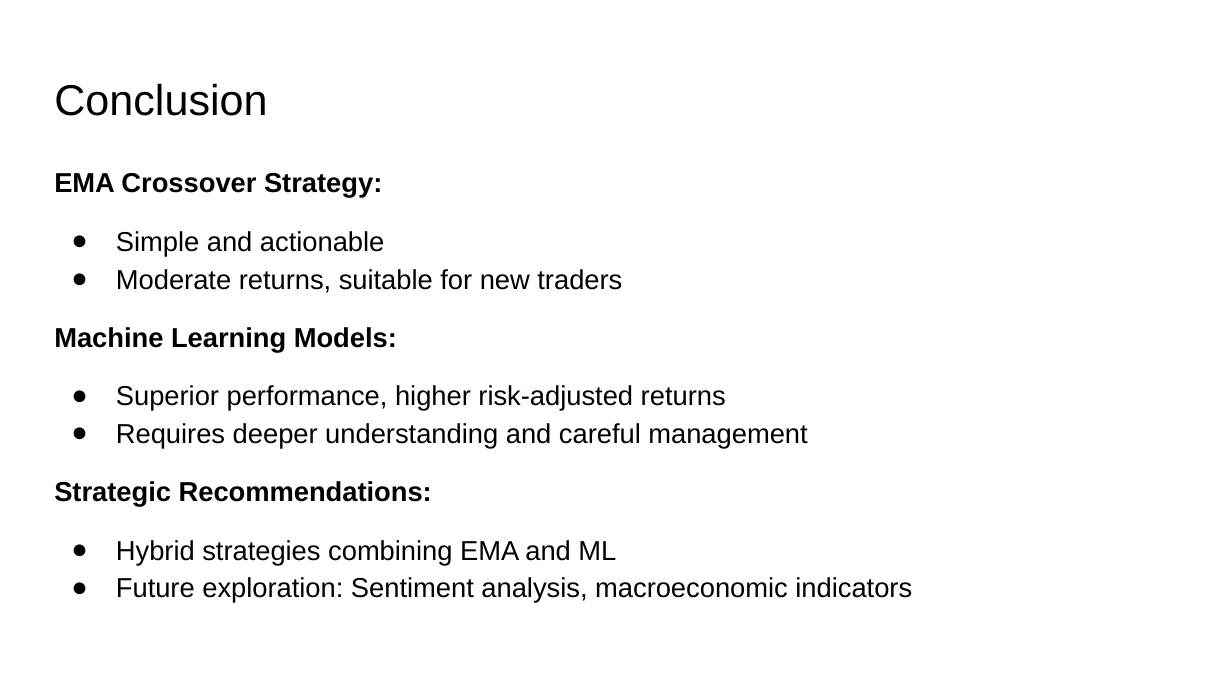
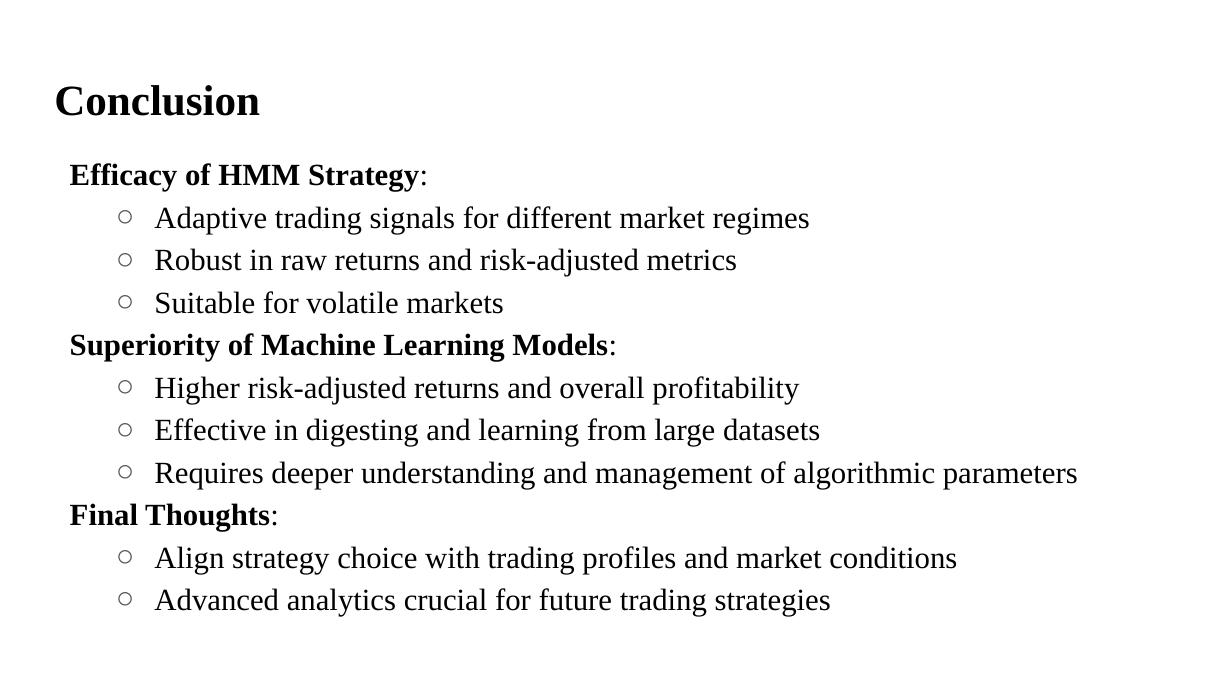
Before and after one commit to astronaut505/tradingtroll, a slide deck: slide 13 of BuyorBye.pptx (slide 11 before the commit). Drawn at 1232x693 pixels with LibreOffice and Linux fonts; fonts in the diff are those of the drawing. Boxes give left, top, right and bottom in pixels: in the first picture for what was removed or moved away, otherwise in the second. Text is boxed around its words. In the diff, an @@ line names an element or a change of style, - is before the commit and + after.

```diff
--- a/BuyorBye.pptx
+++ b/BuyorBye.pptx
@@ title "Conclusion" at box(54, 85, 260, 116): font Arial to Times New Roman, bold on @@
@@ text at box(70, 163, 1078, 616): text changed; size 16 to 18 pt; font Arial to Times New Roman @@
-EMA Crossover Strategy:
-● Simple and actionable
-● Moderate returns, suitable for new traders
-Machine Learning Models:
-● Superior performance, higher risk-adjusted returns
-● Requires deeper understanding and careful management
-Strategic Recommendations:
-● Hybrid strategies combining EMA and ML
-● Future exploration: Sentiment analysis, macroeconomic indicators
+Efficacy of HMM Strategy:
+  ○ Adaptive trading signals for different market regimes
+  ○ Robust in raw returns and risk-adjusted metrics
+  ○ Suitable for volatile markets
+Superiority of Machine Learning Models:
+  ○ Higher risk-adjusted returns and overall profitability
+  ○ Effective in digesting and learning from large datasets
+  ○ Requires deeper understanding and management of algorithmic parameters
+Final Thoughts:
+  ○ Align strategy choice with trading profiles and market conditions
+  ○ Advanced analytics crucial for future trading strategies
```
Also in this commit, not shown: 7 other slides changed, 3 slides added, 1 slide removed, 2 other files.
